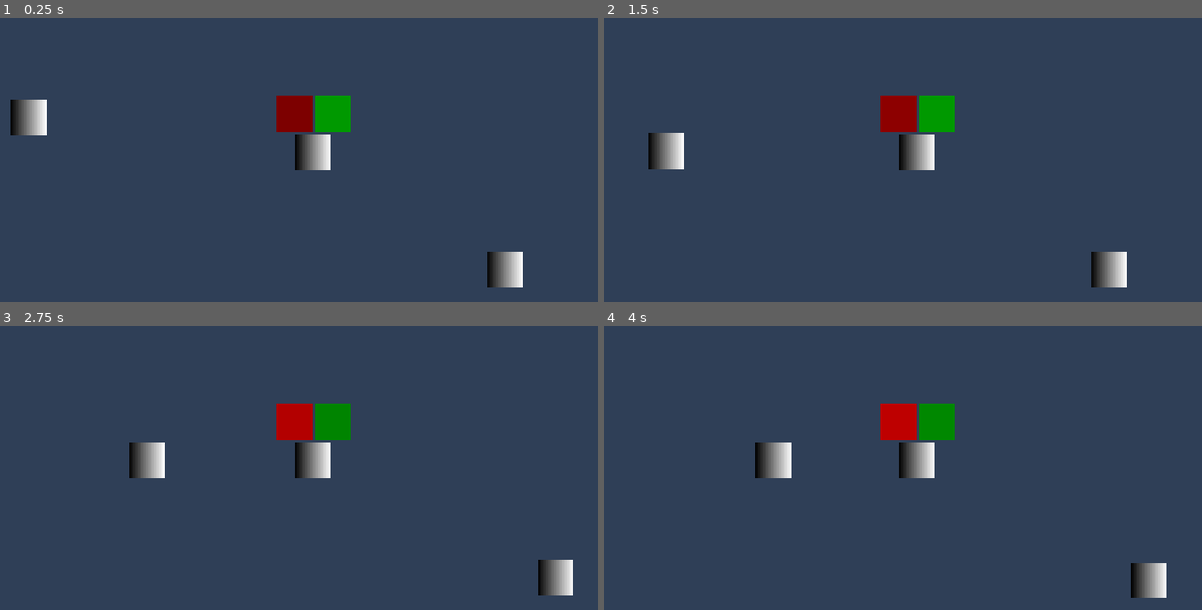
Above: before the commit, frames 1-4 (two rows, left to right).
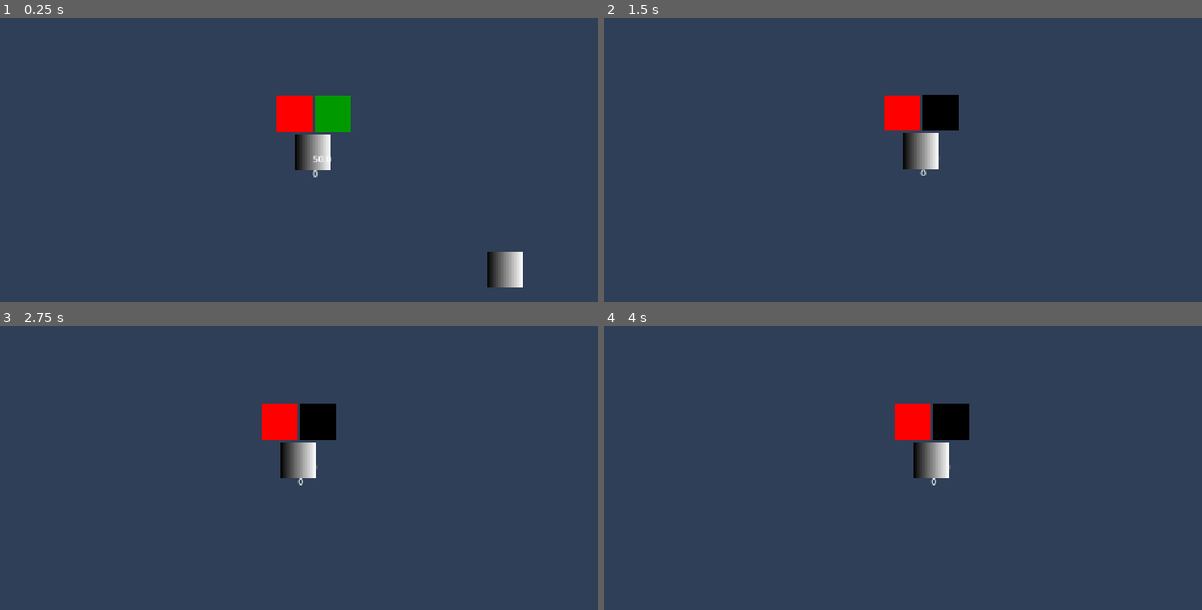
Above: after the commit, the same moments.

Repository: appellatebaton0/siege-3
Game: Godot game, scene res://scenes/main.tscn
Same seed, same stepped clock (60 frames per second), same inputs: the game is played once before the commit and once after it.
Inputs (mouse positions are in pixels of both pictures, inside the frame that each line leads up to):
- Up to frame 1 (0.25 s): no input
- Up to frame 2 (1.5 s): tap Enter at 0.5 s; drag from (914, 151) to (639, 123) at 0.52 s; drag from (657, 145) to (914, 151) at 1.27 s
- Up to frame 3 (2.75 s): move the mouse to (502, 578) at 2.02 s; hold A (Left) from 2.03 s (still down); click (502, 578) at 2.17 s
- Up to frame 4 (4 s): release A (Left) at 2.75 s; drag from (885, 533) to (1160, 578) at 2.77 s; move the mouse to (1112, 516) at 3.52 s; hold D (Right) from 3.53 s (still down); tap W (Up) at 3.77 s

The runs differ from the first frame. In frame 1, 1.6% of the frame differs, in the area x 1-56%, y 27-57%; in frame 2, 4.0%; in frame 3, 4.3%; in frame 4, 4.4%, in the area x 25-95%, y 27-96%.

Commit message:
T3 - Motion, Damage, & Scoring
- The enemies and player were on the wrong movement mode (grounded instead of floating), so I fixed that.
- I added the score for getting transmitters
- Added taking damage from the enemies, though no dying yet.

Diff:
--- a/scenes/actors/camera.tscn
+++ b/scenes/actors/camera.tscn
@@ -10,11 +10,13 @@
 script = ExtResource("1_j8c8b")
 
 [node name="CP_Motion" parent="." instance=ExtResource("2_2fgqu")]
+motion_mode = 1
 
-[node name="FollowMotionState" type="Node" parent="CP_Motion"]
+[node name="FollowMotionState" type="Node" parent="CP_Motion" node_paths=PackedStringArray("target")]
 script = ExtResource("3_0guno")
-lerp_x = 0.1
-lerp_y = 0.1
+target = NodePath("DynamicSingleGroupValue")
+lerp_x = 0.3
+lerp_y = 0.3
 
 [node name="DynamicSingleGroupValue" type="Node" parent="CP_Motion/FollowMotionState"]
 script = ExtResource("4_sxcib")
--- a/scenes/actors/enemy.tscn
+++ b/scenes/actors/enemy.tscn
@@ -1,12 +1,13 @@
-[gd_scene load_steps=13 format=3 uid="uid://cjbc1gs35gjc3"]
+[gd_scene load_steps=14 format=3 uid="uid://cjbc1gs35gjc3"]
 
 [ext_resource type="Script" uid="uid://dwh0yifrqxhcp" path="res://scripts/actor.gd" id="1_c4w8v"]
 [ext_resource type="PackedScene" uid="uid://dnd4kisf8wjau" path="res://scenes/components/cp_sprite.tscn" id="2_xwavj"]
 [ext_resource type="PackedScene" uid="uid://byojuvig761hd" path="res://scenes/components/cp_motion.tscn" id="3_nenq2"]
-[ext_resource type="Script" uid="uid://dkp1runwb4gyr" path="res://scripts/components/motion_subcomponents/motion_states/ms_follow.gd" id="4_md484"]
+[ext_resource type="Script" uid="uid://dmhwj4ta0ymmd" path="res://scripts/components/motion_subcomponents/motion_states/ms_float.gd" id="4_w7k3k"]
 [ext_resource type="Script" uid="uid://dxshna2yqd87i" path="res://scripts/dynamic_values/node/dn_singlegroup.gd" id="5_ipns3"]
 [ext_resource type="PackedScene" uid="uid://b7m0l4xy8303h" path="res://scenes/components/cp_area.tscn" id="6_iq6g4"]
 [ext_resource type="Script" uid="uid://chjx6uy3lae5m" path="res://scripts/components/area_components/acp_hitbox.gd" id="7_gwjt0"]
+[ext_resource type="Script" uid="uid://ctcsf3eyei58r" path="res://scripts/components/damage/dcp_single.gd" id="8_emg7u"]
 [ext_resource type="Script" uid="uid://ci1ipf7vnsa63" path="res://scripts/components/area_components/acp_knockback.gd" id="8_w7k3k"]
 
 [sub_resource type="Gradient" id="Gradient_o6xl0"]
@@ -29,14 +30,13 @@
 
 [node name="CP_Motion" parent="." instance=ExtResource("3_nenq2")]
 collision_layer = 4
-collision_mask = 3
+collision_mask = 7
+motion_mode = 1
 
-[node name="FollowMotionState" type="Node" parent="CP_Motion"]
-script = ExtResource("4_md484")
-linear_follow = Vector2(0.8, 0.8)
-metadata/_custom_type_script = "uid://dkp1runwb4gyr"
+[node name="FloatMotionState" type="Node" parent="CP_Motion"]
+script = ExtResource("4_w7k3k")
 
-[node name="DynamicSingleGroupValue" type="Node" parent="CP_Motion/FollowMotionState"]
+[node name="DynamicSingleGroupValue" type="Node" parent="CP_Motion/FloatMotionState"]
 script = ExtResource("5_ipns3")
 group_name = "Player"
 metadata/_custom_type_script = "uid://dxshna2yqd87i"
@@ -56,6 +56,11 @@
 collision_mask = 2
 metadata/_custom_type_script = "uid://chjx6uy3lae5m"
 
+[node name="SingleDamageComponent" type="Node" parent="CP_Area/HitboxAreaSubComponent"]
+script = ExtResource("8_emg7u")
+manual_damage = 2.0
+metadata/_custom_type_script = "uid://ctcsf3eyei58r"
+
 [node name="KnockbackAreaSubComponent" type="Node" parent="CP_Area"]
 script = ExtResource("8_w7k3k")
 amount = 200.0
--- a/scenes/actors/player.tscn
+++ b/scenes/actors/player.tscn
@@ -15,6 +15,10 @@
 [ext_resource type="Script" uid="uid://dowhpw3v25rt4" path="res://scripts/dynamic_values/node/dn_distance.gd" id="11_j3wsw"]
 [ext_resource type="Script" uid="uid://c0rn4mlevdrf2" path="res://scripts/dynamic_values/nodes/dN_group.gd" id="12_ds2sr"]
 [ext_resource type="Script" uid="uid://dm34gcq06ckof" path="res://scripts/dynamic_values/float/df_manual.gd" id="13_6xqls"]
+[ext_resource type="Script" uid="uid://cvvlcumbxn8pb" path="res://scripts/components/cp_health.gd" id="16_t62v4"]
+[ext_resource type="Script" uid="uid://bxjg885lu0c7y" path="res://scripts/components/elements/em_label.gd" id="17_uqfkb"]
+[ext_resource type="Script" uid="uid://ds82ovpm2ilwi" path="res://scripts/dynamic_values/dv_property.gd" id="18_642so"]
+[ext_resource type="Script" uid="uid://dxsyhe8y4y56p" path="res://scripts/dynamic_values/dv_spawnargument.gd" id="19_uqfkb"]
 
 [sub_resource type="RectangleShape2D" id="RectangleShape2D_h5w3c"]
 size = Vector2(64, 64)
@@ -36,15 +40,19 @@
 
 [node name="Player" type="Node2D" groups=["Player"]]
 script = ExtResource("1_ypltb")
+spawn_arguments = Dictionary[String, Variant]({
+"Score": 0
+})
 metadata/_custom_type_script = "uid://dwh0yifrqxhcp"
 
 [node name="CP_Motion" parent="." instance=ExtResource("2_nmlhc")]
 collision_layer = 2
 collision_mask = 5
+motion_mode = 1
 
 [node name="FloatControlMotionState" type="Node" parent="CP_Motion"]
 script = ExtResource("3_h5w3c")
-max_speed = 140.0
+max_speed = 150.0
 acceleration = 20.0
 metadata/_custom_type_script = "uid://t23ay2yfroa1"
 
@@ -65,8 +73,6 @@
 
 [node name="CP_Sprite" parent="." instance=ExtResource("4_0878f")]
 texture = SubResource("GradientTexture2D_tefeu")
-
-[node name="Camera2D" type="Camera2D" parent="."]
 
 [node name="EnemyBulb" type="Sprite2D" parent="."]
 position = Vector2(-33, -68)
@@ -199,3 +205,37 @@
 script = ExtResource("13_6xqls")
 input = 1.0
 metadata/_custom_type_script = "uid://dm34gcq06ckof"
+
+[node name="HealthComponent" type="Node" parent="."]
+script = ExtResource("16_t62v4")
+metadata/_custom_type_script = "uid://cvvlcumbxn8pb"
+
+[node name="Label" type="Label" parent="."]
+offset_right = 40.0
+offset_bottom = 23.0
+
+[node name="LabelElement" type="Node" parent="Label"]
+script = ExtResource("17_uqfkb")
+text_format = "{0}
+{1}"
+metadata/_custom_type_script = "uid://bxjg885lu0c7y"
+
+[node name="DynamicPropertyValue" type="Node" parent="Label/LabelElement"]
+script = ExtResource("18_642so")
+property = "health"
+metadata/_custom_type_script = "uid://ds82ovpm2ilwi"
+
+[node name="DynamicSingleNodeValue" type="Node" parent="Label/LabelElement/DynamicPropertyValue" node_paths=PackedStringArray("node")]
+script = ExtResource("6_t62v4")
+node = NodePath("../../../../HealthComponent")
+metadata/_custom_type_script = "uid://vflwvin64hae"
+
+[node name="Score" type="Node" parent="Label/LabelElement"]
+script = ExtResource("19_uqfkb")
+target_value = "Score"
+metadata/_custom_type_script = "uid://dxsyhe8y4y56p"
+
+[node name="DynamicSingleNodeValue" type="Node" parent="Label/LabelElement/Score" node_paths=PackedStringArray("node")]
+script = ExtResource("6_t62v4")
+node = NodePath("../../../..")
+metadata/_custom_type_script = "uid://vflwvin64hae"
--- a/scenes/main.tscn
+++ b/scenes/main.tscn
@@ -1,10 +1,20 @@
-[gd_scene load_steps=9 format=3 uid="uid://chm3si0nicqxd"]
+[gd_scene load_steps=19 format=3 uid="uid://chm3si0nicqxd"]
 
 [ext_resource type="PackedScene" uid="uid://kq0ounbc4jwp" path="res://scenes/actors/player.tscn" id="1_o5qli"]
 [ext_resource type="Script" uid="uid://dwh0yifrqxhcp" path="res://scripts/actor.gd" id="1_sugp2"]
 [ext_resource type="PackedScene" uid="uid://cjbc1gs35gjc3" path="res://scenes/actors/enemy.tscn" id="2_0wfyh"]
 [ext_resource type="PackedScene" uid="uid://dnd4kisf8wjau" path="res://scenes/components/cp_sprite.tscn" id="4_jyhfs"]
 [ext_resource type="PackedScene" uid="uid://b7m0l4xy8303h" path="res://scenes/components/cp_area.tscn" id="5_tbgi4"]
+[ext_resource type="Script" uid="uid://d25af0viaxcrw" path="res://scripts/components/cp_free.gd" id="6_tefeu"]
+[ext_resource type="Script" uid="uid://cwf1a324oi18n" path="res://scripts/components/cp_modifyargument.gd" id="7_choun"]
+[ext_resource type="Script" uid="uid://dxshna2yqd87i" path="res://scripts/dynamic_values/node/dn_singlegroup.gd" id="8_ya4ey"]
+[ext_resource type="Script" uid="uid://wx8iqc6tttrj" path="res://scripts/dynamic_values/int/di_modify.gd" id="9_choun"]
+[ext_resource type="Script" uid="uid://dxsyhe8y4y56p" path="res://scripts/dynamic_values/dv_spawnargument.gd" id="10_trceg"]
+[ext_resource type="Script" uid="uid://bc760wnktbcy7" path="res://scripts/dynamic_values/int/di_cast.gd" id="10_ya4ey"]
+[ext_resource type="Script" uid="uid://dqx63yibawrhf" path="res://scripts/components/cp_spawner.gd" id="12_trceg"]
+[ext_resource type="Script" uid="uid://dfmg4s4valta2" path="res://scripts/dynamic_values/scenes/ds_random.gd" id="13_a8y0u"]
+[ext_resource type="Script" uid="uid://vflwvin64hae" path="res://scripts/dynamic_values/node/dn_node.gd" id="14_a8y0u"]
+[ext_resource type="PackedScene" uid="uid://dbpr33vcwj6ec" path="res://scenes/actors/camera.tscn" id="15_jkv2x"]
 
 [sub_resource type="Gradient" id="Gradient_tefeu"]
 
@@ -16,10 +26,10 @@
 
 [node name="Main" type="Node" groups=["Main"]]
 
+[node name="Camera" parent="." instance=ExtResource("15_jkv2x")]
+zoom = Vector2(1, 1)
+
 [node name="Player" parent="." instance=ExtResource("1_o5qli")]
-
-[node name="Enemy" parent="." instance=ExtResource("2_0wfyh")]
-position = Vector2(-519, -74)
 
 [node name="Transmitter" type="Node2D" parent="." groups=["Transmitter"]]
 position = Vector2(342, 209)
@@ -30,6 +40,66 @@
 texture = SubResource("GradientTexture2D_o6xl0")
 
 [node name="CP_Area" parent="Transmitter" instance=ExtResource("5_tbgi4")]
+collision_layer = 8
+collision_mask = 2
+
+[node name="FreeComponent" type="Node" parent="Transmitter/CP_Area"]
+script = ExtResource("6_tefeu")
+metadata/_custom_type_script = "uid://d25af0viaxcrw"
 
 [node name="CollisionShape2D" type="CollisionShape2D" parent="Transmitter/CP_Area"]
 shape = SubResource("RectangleShape2D_tipki")
+
+[node name="ModArgumentComponent" type="Node" parent="Transmitter/CP_Area" node_paths=PackedStringArray("new_value", "target")]
+script = ExtResource("7_choun")
+target_value = "Score"
+new_value = NodePath("Add1")
+target = NodePath("DynamicSingleGroupValue")
+metadata/_custom_type_script = "uid://cwf1a324oi18n"
+
+[node name="DynamicSingleGroupValue" type="Node" parent="Transmitter/CP_Area/ModArgumentComponent"]
+script = ExtResource("8_ya4ey")
+group_name = "Player"
+metadata/_custom_type_script = "uid://dxshna2yqd87i"
+
+[node name="Add1" type="Node" parent="Transmitter/CP_Area/ModArgumentComponent"]
+script = ExtResource("9_choun")
+amount = 1.0
+metadata/_custom_type_script = "uid://wx8iqc6tttrj"
+
+[node name="DynamicCastIntValue" type="Node" parent="Transmitter/CP_Area/ModArgumentComponent/Add1"]
+script = ExtResource("10_ya4ey")
+metadata/_custom_type_script = "uid://bc760wnktbcy7"
+
+[node name="DynamicSpawnArgumentValue" type="Node" parent="Transmitter/CP_Area/ModArgumentComponent/Add1/DynamicCastIntValue" node_paths=PackedStringArray("from")]
+script = ExtResource("10_trceg")
+from = NodePath("../../../DynamicSingleGroupValue")
+target_value = "Score"
+metadata/_custom_type_script = "uid://dxsyhe8y4y56p"
+
+[node name="EnemySpawner" type="Node2D" parent="."]
+script = ExtResource("1_sugp2")
+metadata/_custom_type_script = "uid://dwh0yifrqxhcp"
+
+[node name="SpawnerComponent" type="Node2D" parent="EnemySpawner" node_paths=PackedStringArray("options_value", "main")]
+script = ExtResource("12_trceg")
+options_value = NodePath("DynamicRandomSceneValue")
+main = NodePath("DynamicSingleNodeValue")
+spawn_limit = -1
+auto_spawn = true
+spawn_signal_interval = 25.0
+spawn_interval = 25.0
+spawn_time = 24.0
+
+[node name="DynamicRandomSceneValue" type="Node" parent="EnemySpawner/SpawnerComponent"]
+script = ExtResource("13_a8y0u")
+options = Array[PackedScene]([ExtResource("2_0wfyh")])
+metadata/_custom_type_script = "uid://dfmg4s4valta2"
+
+[node name="DynamicSingleNodeValue" type="Node" parent="EnemySpawner/SpawnerComponent" node_paths=PackedStringArray("node")]
+script = ExtResource("14_a8y0u")
+node = NodePath("../../..")
+metadata/_custom_type_script = "uid://vflwvin64hae"
+
+[connection signal="freeing" from="Transmitter" to="Transmitter/CP_Area/ModArgumentComponent" method="modify"]
+[connection signal="collided" from="Transmitter/CP_Area" to="Transmitter/CP_Area/FreeComponent" method="free_actor"]
--- a/scripts/actor.gd
+++ b/scripts/actor.gd
@@ -63,7 +63,6 @@
 	# etc etc.
 
 func _init() -> void:
-
 	# If a static_texture isn't specified, try
 	# to find a Sprite2D to grab one from.
 	if static_texture == null:
--- /dev/null
+++ b/scripts/components/motion_subcomponents/motion_states/ms_float.gd
@@ -0,0 +1,29 @@
+class_name FloatMotionState extends MotionState
+## Follows, floating, after a node.
+func _init():
+	component_id = "FloatMotionState"
+
+@export var target:DynamicNodeValue
+
+@export var max_speed:float = 90.0 ## The fastest the actor can go by just holding a direction
+
+@export var friction:float = 5.0 ## How fast the actor slows down
+@export var acceleration:float = 10.0 ## How fast the actor approaches MAX_SPEED
+
+func _ready() -> void:
+	if target == null:
+		for child in get_children():
+			if child is DynamicNodeValue:
+				target = child
+
+func phys_active(delta: float) -> void:
+	if target != null:
+		var targ_node = target.value()
+		if targ_node is Node2D:
+			var direction = actor.global_position.direction_to(targ_node.global_position)
+
+			# If the player's holding a direction, move in that direction.
+			if direction:
+				character.velocity = vec2_move_towards(character.velocity, direction * max_speed, 60 * delta * acceleration)
+			else:
+				character.velocity = vec2_move_towards(character.velocity, Vector2.ZERO, 60 * delta * friction)
--- a/scripts/components/motion_subcomponents/motion_states/ms_follow.gd
+++ b/scripts/components/motion_subcomponents/motion_states/ms_follow.gd
@@ -30,8 +30,8 @@
 
 func active(delta:float):
 	if node != null:
-		var now := actor.to_local(actor.global_position)
-		var goal := actor.to_local(node.global_position)
+		var now := actor.global_position
+		var goal := node.global_position
 		var next:Vector2
 
 		# Lerp follow
@@ -43,7 +43,7 @@
 		next.y = move_toward(next.y, goal.y, linear_follow.y * (delta * 60))
 
 		# Apply the follow.
-		actor.global_position = actor.to_global(next)
+		actor.global_position = next
 	## If the node value is null, try to fix that.
 	elif target != null:
 		if target.value() is Node2D:
--- a/scripts/dynamic_values/dv_spawnargument.gd
+++ b/scripts/dynamic_values/dv_spawnargument.gd
@@ -14,7 +14,7 @@
 				from = child
 
 	if from == null:
-		print(name, " is sad :(")
+		print(name, " is sad, no from :(")
 
 func value() -> Variant:
 	if from != null:
Not shown: 1 places in scenes/actors/player.tscn that only renumber resources
Not shown, added: scripts/components/motion_subcomponents/motion_states/ms_float.gd.uid
